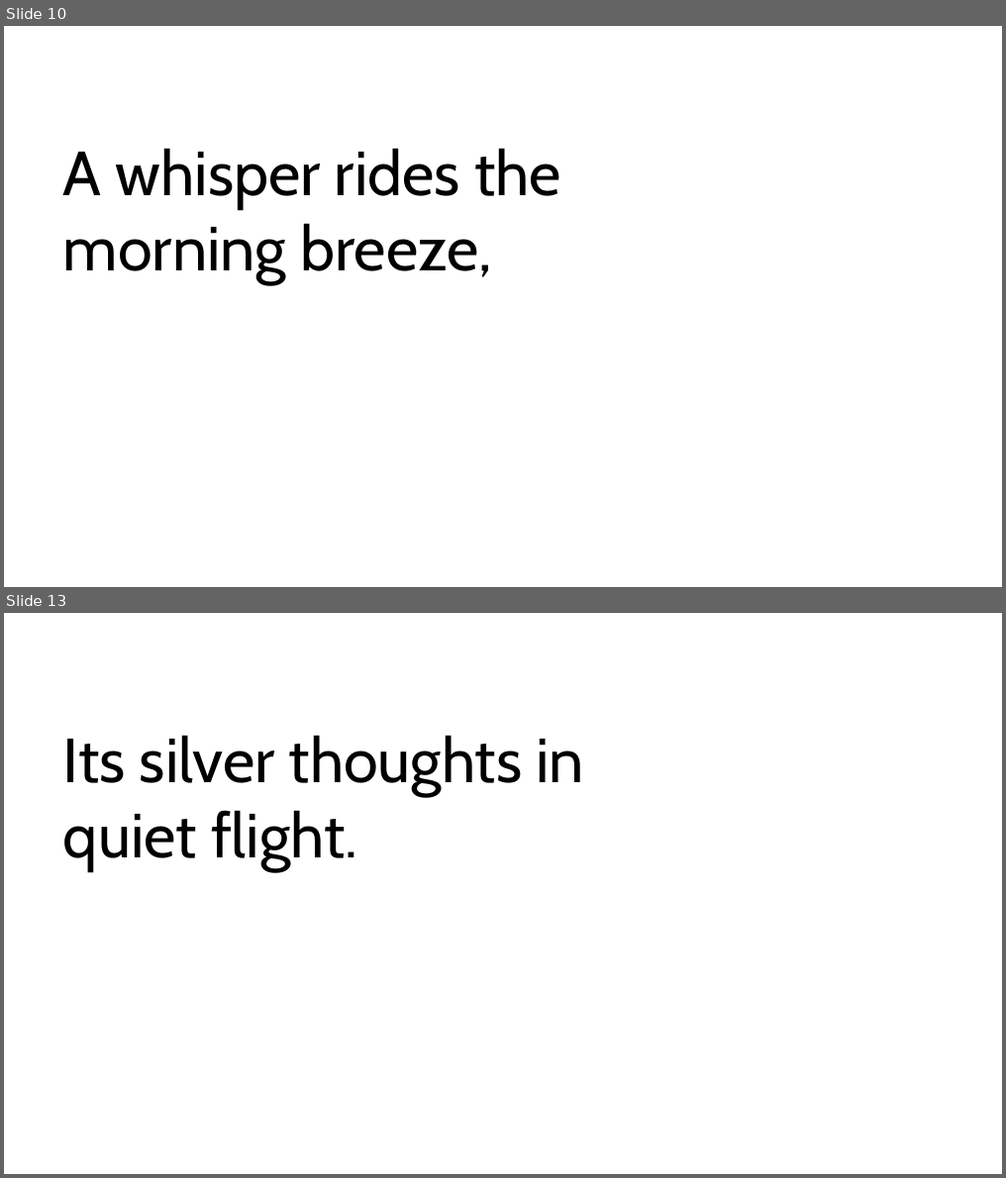
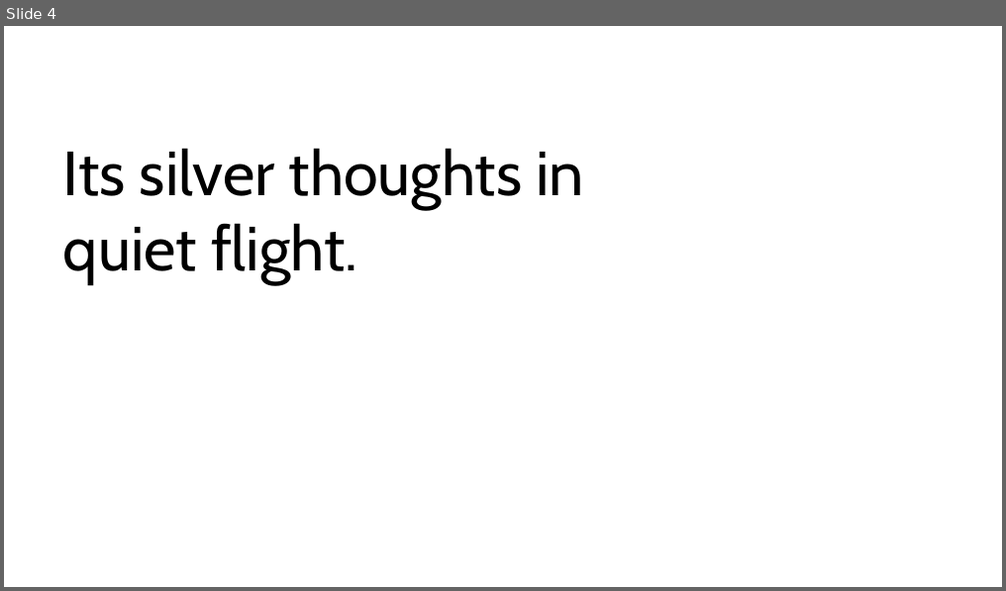
Before and after one commit to aadennis/VbaSandbox, a slide deck: PowerPointVba/PowerPointVba.pptm. Shown one above the other, each under a label of ours: slides 10 and 13 before the commit, slide 4 after it; the slides between them are not shown. The pictures are 1006x1178 and 1006x591 pixels, drawn with LibreOffice and Linux fonts; fonts in the diff are those of the drawing. Boxes give left, top, right and bottom in pixels: in the first picture for what was removed or moved away, otherwise in the second. Text is boxed around its words. In the diff, an @@ line names an element or a change of style, - is before the commit and + after.

```diff
--- a/PowerPointVba/PowerPointVba.pptm
+++ b/PowerPointVba/PowerPointVba.pptm
@@ slide 10 removed at (4,26,1002,587), background #FFFFFF @@
@@ text removed at (63,148,561,285) @@
-A whisper rides the morning breeze,
@@ what was slide 13 is now slide 4 @@
```
Also in this commit, not shown: 32 other slides removed.
